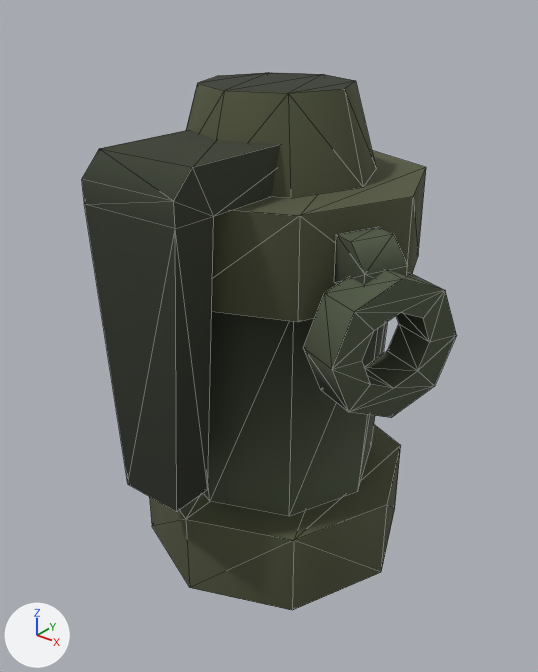
The glTF model packages/client/public/models/projectiles/frag.glb, before and after one commit.
Before and after are seen from a 50 mm camera at (0.195, -0.258, 0.161) aimed at (-0.008, -0.004, 0.004). Every picture has the same lights, and +X, +Y and +Z are marked at lower left. The picture after the commit comes second. Mesh edges are drawn as thin lines. Where no turn or scale is listed for an object, it has been applied to the vertices. Vertices at exactly the same position are counted once.

Names of what the first picture shows: 'grenade-a'.
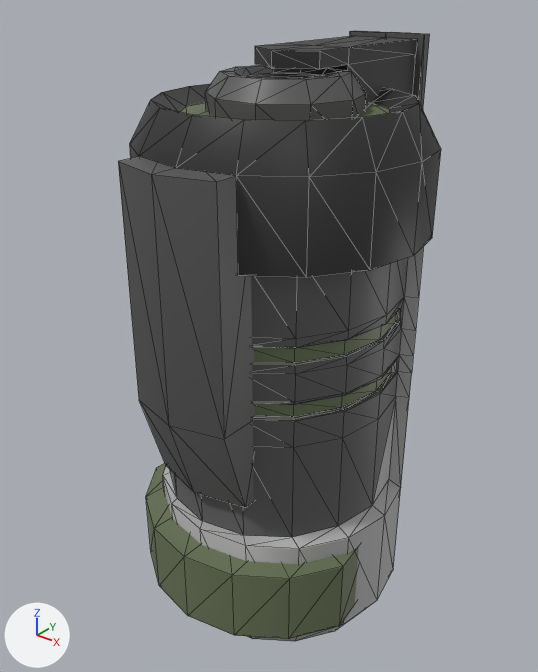
The change, as a diff of the scene's bpy script:
```diff
--- a/packages/client/public/models/projectiles/frag.glb.py
+++ b/packages/client/public/models/projectiles/frag.glb.py
@@ mat_white @@
+mat_white = principled_material('White')
+mat_white.base_color = (0.458, 0.458, 0.458)  # grey #b4b4b4
@@ mat_grey @@
+mat_grey = principled_material('Grey')
+mat_grey.base_color = (0.102, 0.102, 0.102)  # dark grey #5a5a5a
@@ mat_main @@
+mat_main = principled_material('Main')
+mat_main.base_color = (0.145, 0.177, 0.0963)  # greyish green #6a7557
@@ mat_black @@
+mat_black = principled_material('Black')
+mat_black.base_color = (0.0291, 0.0291, 0.0291)  # dark grey #303030
@@ me_grenade_a @@
 # used by ob_grenade_a; location = (0.0, 0.0, 0.0)
-me_grenade_a.from_pydata(...)  # 122 vertices, 200 faces; spans x -0.084..0.084, y -0.08..0.08, z -0.119..0.119
-me_grenade_a.materials.append(mat_colormap)
+me_grenade_a.from_pydata(...)  # 468 vertices, 884 faces; spans x -0.065..0.065, y -0.08..0.08, z -0.136..0.136
+# me_grenade_a part 1: the loose piece of 16 vertices spanning x -0.073..0.044, y -0.049..0.069, z -0.075..0.036 is rebuilt with 260 vertices and now spans x -0.062..0.062, y -0.065..0.067, z -0.136..0.068
+# me_grenade_a part 2: the loose piece of 16 vertices spanning x -0.061..0.032, y -0.036..0.056, z 0.08..0.119 is rebuilt with 64 vertices and now spans x -0.065..0.065, y -0.068..0.062, z 0.061..0.115
+# me_grenade_a part 3: a new loose piece of 50 vertices spanning x -0.033..0.033, y -0.035..0.028, z 0.1..0.125, in mat_grey (dark grey #5a5a5a)
+# me_grenade_a part 4: a new loose piece of 28 vertices spanning x -0.06..0.06, y -0.076..-0.008, z -0.116..-0.079, in mat_main (greyish green #6a7557)
+# me_grenade_a part 5: a new loose piece of 24 vertices spanning x -0.016..0.016, y -0.013..0.075, z 0.093..0.134, in mat_black (dark grey #303030)
+# me_grenade_a part 6: a new loose piece of 24 vertices spanning x -0.02..0.02, y 0.066..0.08, z -0.07..0.136, in mat_grey (dark grey #5a5a5a)
+# me_grenade_a part 7: a new loose piece of 18 vertices spanning x -0.025..0.025, y -0.08..-0.051, z -0.048..0.098, in mat_grey (dark grey #5a5a5a)
+# me_grenade_a part 8: the loose piece of 10 vertices spanning x 0.041..0.068, y -0.032..-0.006, z 0.05..0.07 is deleted
+# me_grenade_a part 9
+# 80 vertices are removed from x -0.084..0.084, y -0.08..0.08, z -0.119..0.1
+# 148 faces are deleted
+me_grenade_a.materials.append(mat_black)  # dark grey #303030
+me_grenade_a.materials.append(mat_main)  # greyish green #6a7557
+me_grenade_a.materials.append(mat_white)  # grey #b4b4b4
+me_grenade_a.materials.append(mat_grey)  # dark grey #5a5a5a
```

Pixel boxes [x1, y1, x2, y2] of what changed, in the pictures (538 x 672 px):
'grenade-a', reshaped (14% narrower, 14% taller): before [82, 72, 456, 610]; after [118, 30, 441, 642]
part 1 of me_grenade_a, rebuilt: before [204, 312, 387, 516]; after [163, 246, 424, 642]
part 2 of me_grenade_a, rebuilt (63% wider, 54% taller): before [186, 72, 376, 198]; after [130, 84, 441, 278]
part 3 of me_grenade_a, added: after [205, 65, 366, 121]
part 4 of me_grenade_a, added: after [146, 463, 359, 639]
part 5 of me_grenade_a, added: after [255, 35, 416, 104]
part 6 of me_grenade_a, added: after [350, 30, 430, 109]
part 7 of me_grenade_a, added: after [118, 156, 255, 508]
part 8 of me_grenade_a, deleted (green): before [334, 227, 407, 285]
part 9 of me_grenade_a, deleted: before [82, 130, 456, 610]
